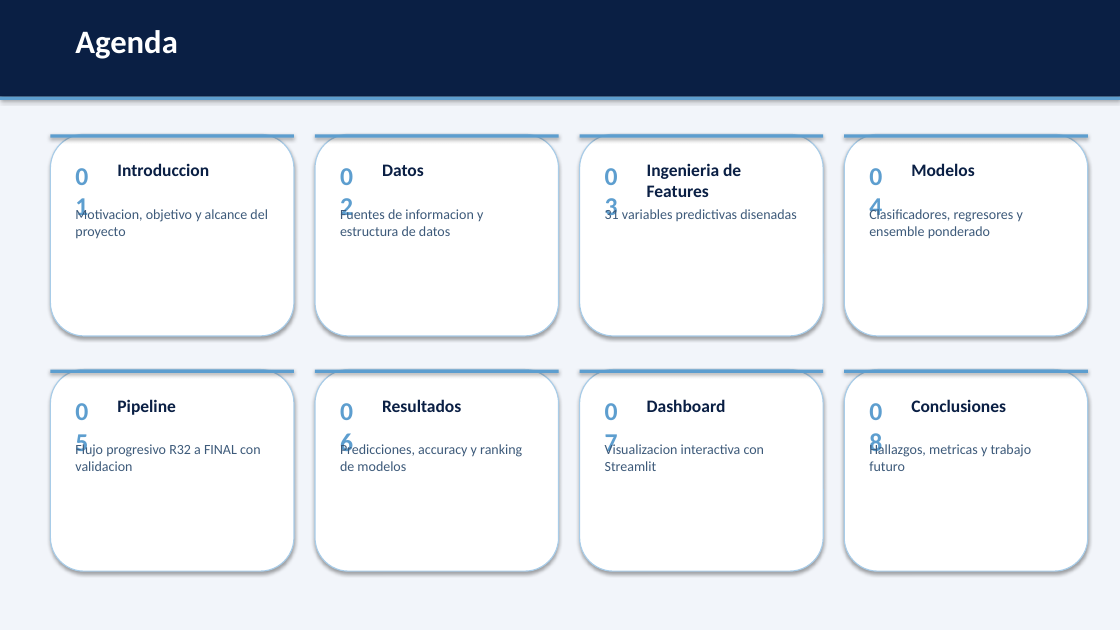
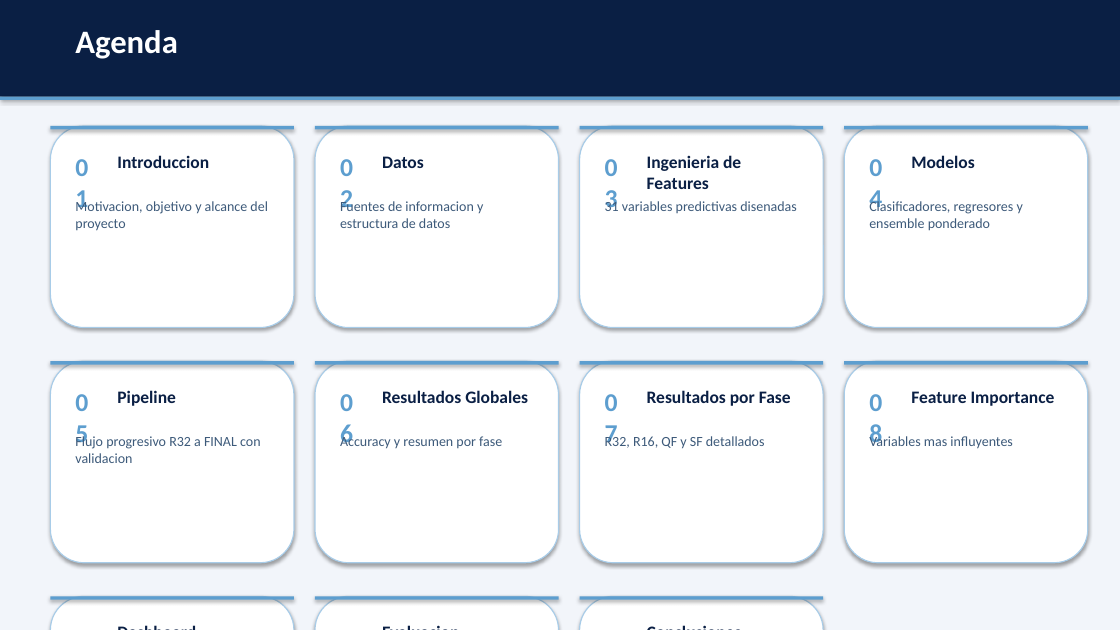
Before and after one commit to fernandoreynarodriguez647-cmd/Mundial_Predictor_regresion-, a slide deck: slide 2 of presentacion/Presentacion_Predictor_Mundial_2026.pptx. Drawn at 1120x630 pixels with LibreOffice and Linux fonts; fonts in the diff are those of the drawing. Boxes give left, top, right and bottom in pixels: in the first picture for what was removed or moved away, otherwise in the second. Text is boxed around its words. In the diff, an @@ line names an element or a change of style, - is before the commit and + after.

Commit message:
Actualizar ppt con resultados detallados de todas las fases R32, R16, QF, SF

```diff
--- a/presentacion/Presentacion_Predictor_Mundial_2026.pptx
+++ b/presentacion/Presentacion_Predictor_Mundial_2026.pptx
@@ 18 texts, 8 rounded rectangles, 8 rectangles: place and size @@
-18 texts, 8 rounded rectangles, 8 rectangles at [50, 134, 1088, 571]
+18 texts, 8 rounded rectangles, 8 rectangles at [50, 126, 1088, 563]
@@ text at [382, 390, 528, 403]: text changed @@
-Resultados
+Resultados Globales
@@ text added at [647, 390, 791, 406], 15 pt, text #0A1F44, bold @@
+Resultados por Fase
@@ text added at [911, 391, 1055, 406], 15 pt, text #0A1F44, bold @@
+Feature Importance
@@ text at [340, 434, 502, 449]: text changed @@
-Predicciones, accuracy y ranking de modelos
+Accuracy y resumen por fase
@@ text at [605, 434, 765, 449]: text changed @@
-Visualizacion interactiva con Streamlit
+R32, R16, QF y SF detallados
@@ text at [869, 434, 1013, 449]: text changed @@
-Hallazgos, metricas y trabajo futuro
+Variables mas influyentes
@@ rounded rectangle added at [50, 597, 294, 630], fill #FFFFFF, outline #A8CCE8 1 pt @@
@@ rectangle added at [50, 597, 294, 600], fill #5D9ECF @@
@@ rounded rectangle added at [315, 597, 559, 630], fill #FFFFFF, outline #A8CCE8 1 pt @@
@@ rectangle added at [315, 597, 559, 600], fill #5D9ECF @@
@@ rounded rectangle added at [580, 597, 823, 630], fill #FFFFFF, outline #A8CCE8 1 pt @@
@@ rectangle added at [580, 597, 823, 600], fill #5D9ECF @@
@@ text "Dashboard" rewrapped from [647, 399, 726, 412] to [109, 618, 277, 630] @@
@@ text added at [374, 618, 542, 630], 15 pt, text #0A1F44, bold @@
+Evaluacion
@@ text "Conclusiones" rewrapped from [911, 399, 1006, 412] to [639, 618, 807, 630] @@
```
Also in this commit, not shown: 4 slides added, 1 slide removed, 1 other file.
